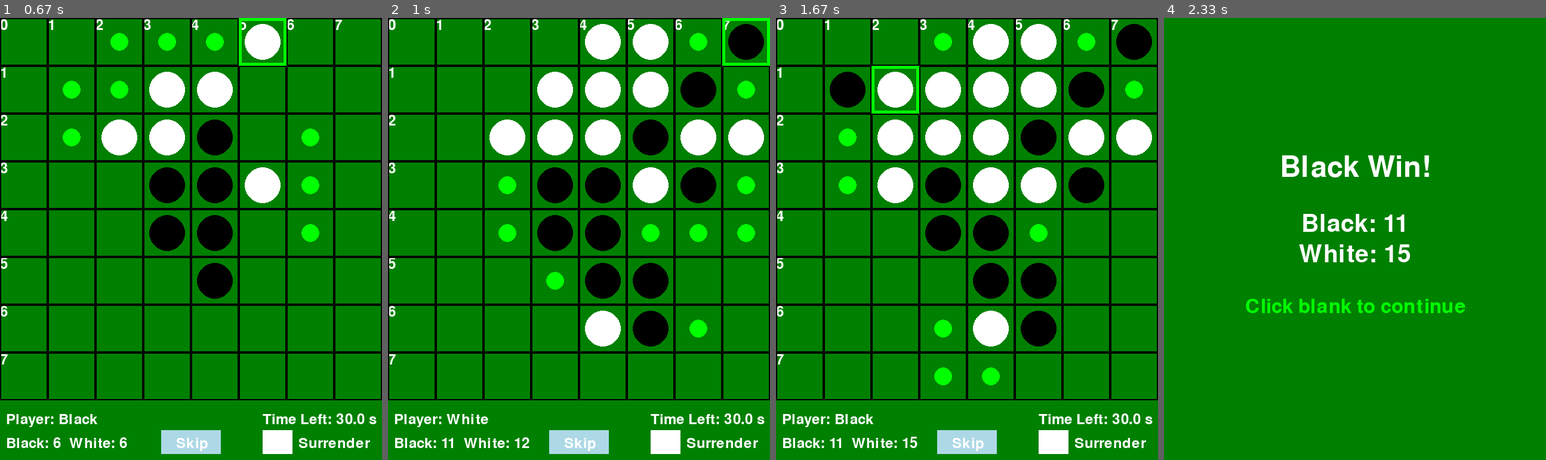
Above: before the commit, frames 1-4 (left to right).
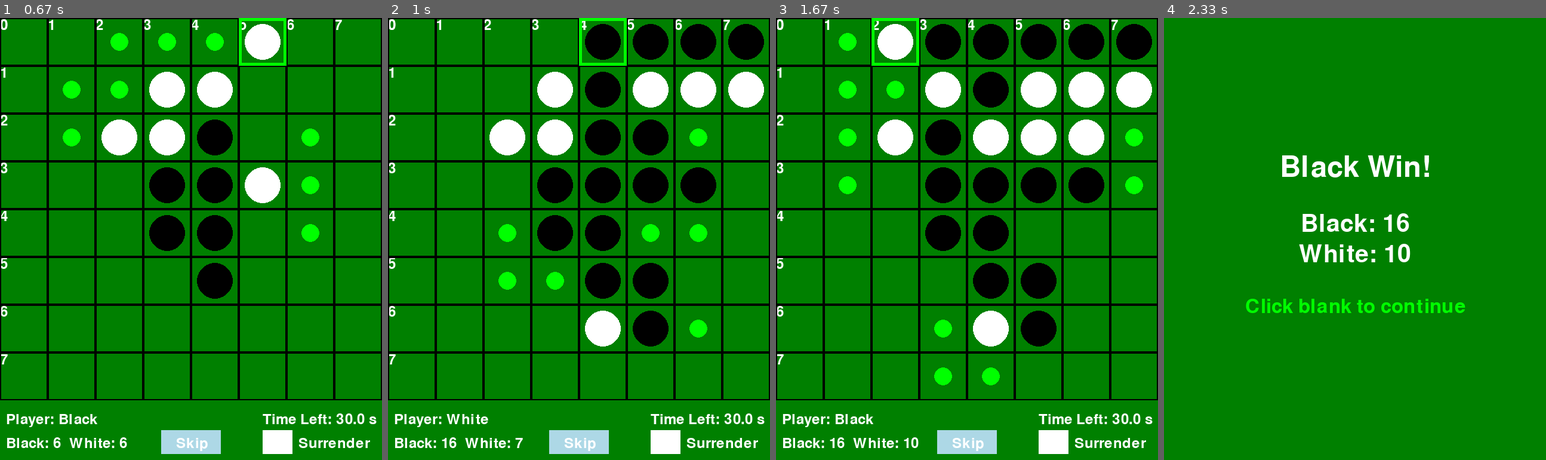
Above: after the commit, the same moments.

Repository: CSIE-Camp/example_code_2024
Game: pygame game, started from pygame/practice/reversi.py
The game is run twice, just before and just after one commit, with the same random seed, the same clock (stepped at 60 frames per second) and the same inputs.
Inputs (mouse positions are in pixels of both pictures, inside the frame that each line leads up to):
- Up to frame 1 (0.67 s): click (187, 309) at 0.38 s
- Up to frame 2 (1 s): click (617, 336) at 0.73 s
- Up to frame 3 (1.67 s): click (1054, 442) at 1.05 s
- Up to frame 4 (2.33 s): no input

Frame 1 is identical in both runs. In frame 2, 7.4% of the frame differs, in the area x 15-100%, y 0-98%; in frame 3, 11%, in the area x 14-99%, y 0-98%; in frame 4, 0.3%.

Commit message:
modify: remove some example strategy code.

Diff:
--- a/pygame/practice/00_00_champion.py
+++ b/pygame/practice/00_00_champion.py
@@ -10,12 +10,8 @@
         weight += 100
 
     # 權重減少：C位
-    if (row, col) in [(0, 1), (1, 0), (6, 0), (7, 1), (7, 6), (6, 7), (1, 7), (0, 6)]:
-        weight -= 10
 
     # 權重減少：星位
-    if (row, col) in [(1, 1), (6, 1), (6, 6), (1, 6)]:
-        weight -= 50
 
     # 權重增加：邊界格子
 
--- a/pygame/practice/reversi.py
+++ b/pygame/practice/reversi.py
@@ -60,12 +60,8 @@
         weight += 100
 
     # 權重減少：C位
-    if (row, col) in [(0, 1), (1, 0), (6, 0), (7, 1), (7, 6), (6, 7), (1, 7), (0, 6)]:
-        weight -= 10
 
     # 權重減少：星位
-    if (row, col) in [(1, 1), (6, 1), (6, 6), (1, 6)]:
-        weight -= 50
 
     # 權重增加：邊界格子
 
--- a/pygame/practice/reversi_battle.py
+++ b/pygame/practice/reversi_battle.py
@@ -72,12 +72,8 @@
         weight += 100
 
     # 權重減少：C位
-    if (row, col) in [(0, 1), (1, 0), (6, 0), (7, 1), (7, 6), (6, 7), (1, 7), (0, 6)]:
-        weight -= 10
 
     # 權重減少：星位
-    if (row, col) in [(1, 1), (6, 1), (6, 6), (1, 6)]:
-        weight -= 50
 
     # 權重增加：邊界格子
 
